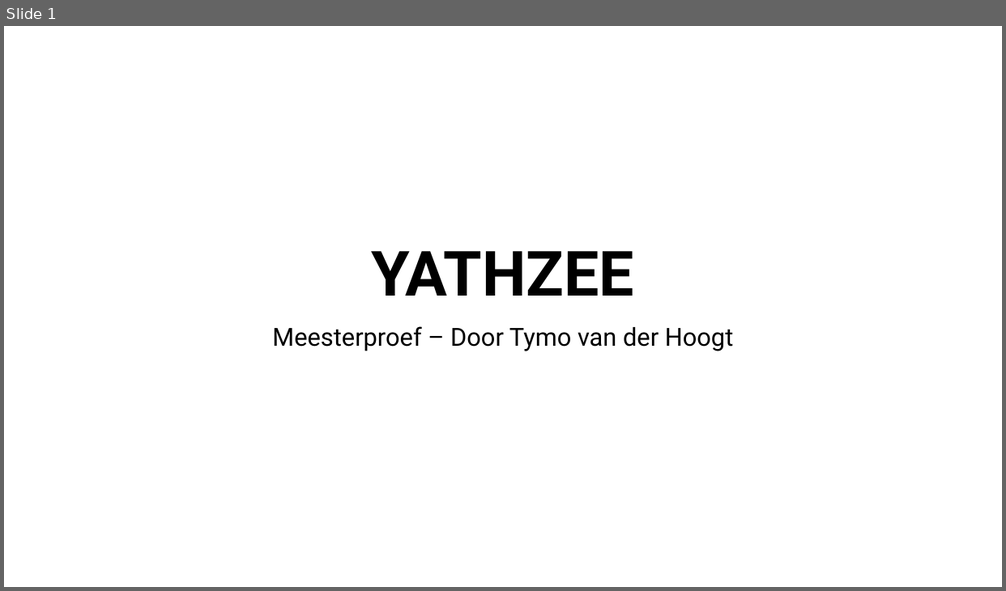
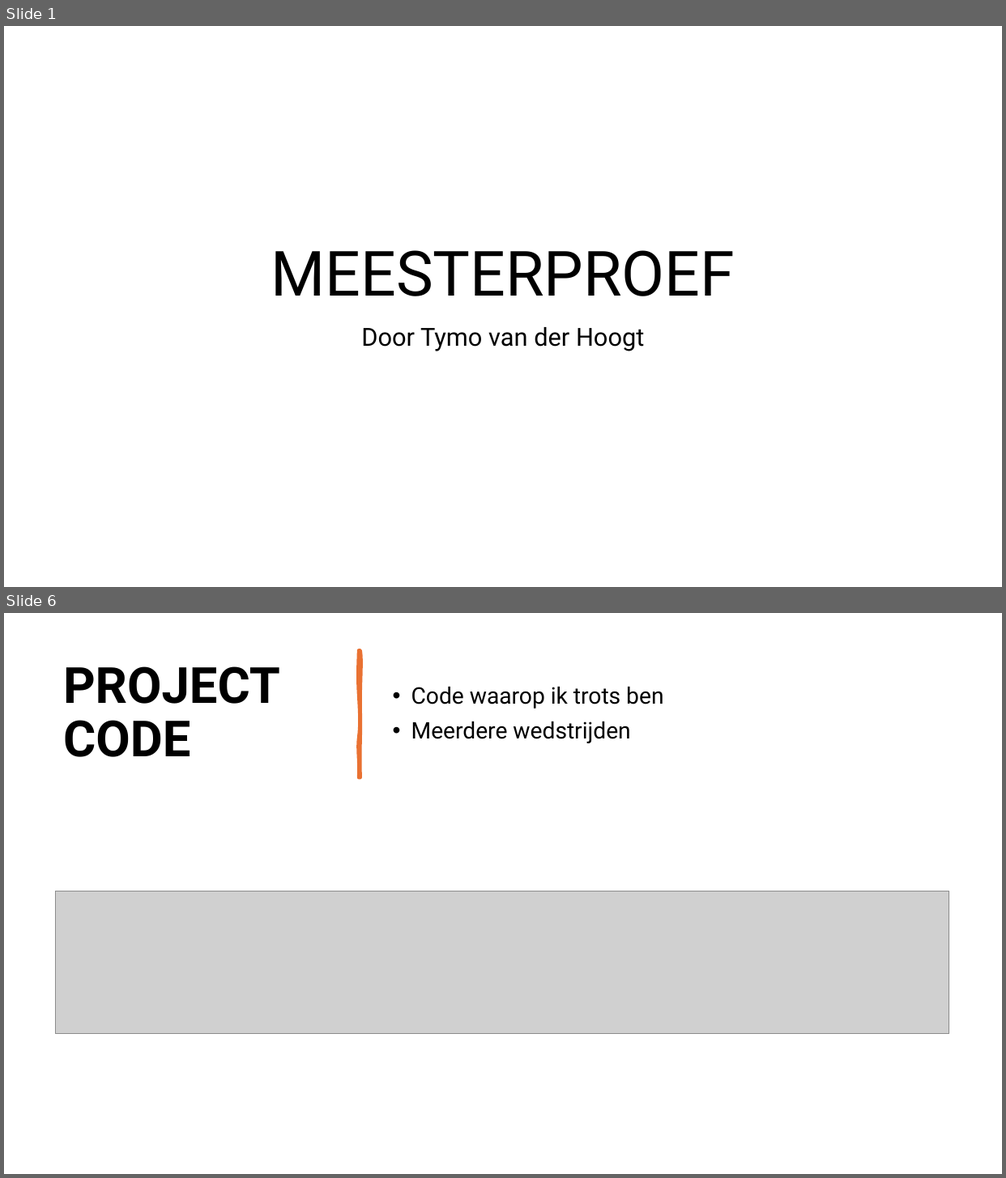
Before and after one commit to TymoVDHoogt-DVC/yahtzee, a slide deck: Yathzee Docs/YATHZEE Presentatie.pptx. Shown one above the other, each under a label of ours: slide 1 before the commit, slides 1 and 6 after it; the slides between them are not shown. The pictures are 1006x591 and 1006x1178 pixels, drawn with LibreOffice and Linux fonts; fonts in the diff are those of the drawing; grey boxes stand for pictures. Boxes give left, top, right and bottom in pixels: in the first picture for what was removed or moved away, otherwise in the second. Text is boxed around its words. In the diff, an @@ line names an element or a change of style, - is before the commit and + after.

```diff
--- a/Yathzee Docs/YATHZEE Presentatie.pptx
+++ b/Yathzee Docs/YATHZEE Presentatie.pptx
@@ slide 6 added at bbox=[4, 613, 1002, 1174], background #FFFFFF @@
@@ freeform shape added at bbox=[359, 650, 360, 777], fill #E97132, outline #E97132 3.25 pt @@
@@ title added at bbox=[63, 666, 280, 757], 48 pt, text #000000, bold @@
+PROJECT CODE
@@ text added at bbox=[411, 686, 663, 743], 22 pt, text #000000 @@
+• Code waarop ik trots ben
+• Meerdere wedstrijden
@@ picture added at bbox=[56, 892, 949, 1034] @@
@@ slide 1 changed as well @@
@@ title at bbox=[271, 250, 735, 297]: text changed; bold off @@
-YATHZEE
+MEESTERPROEF
@@ subtitle at bbox=[361, 327, 644, 352]: text changed @@
-Meesterproef – Door Tymo van der Hoogt
+Door Tymo van der Hoogt
```
Also in this commit, not shown: 5 other slides added.
